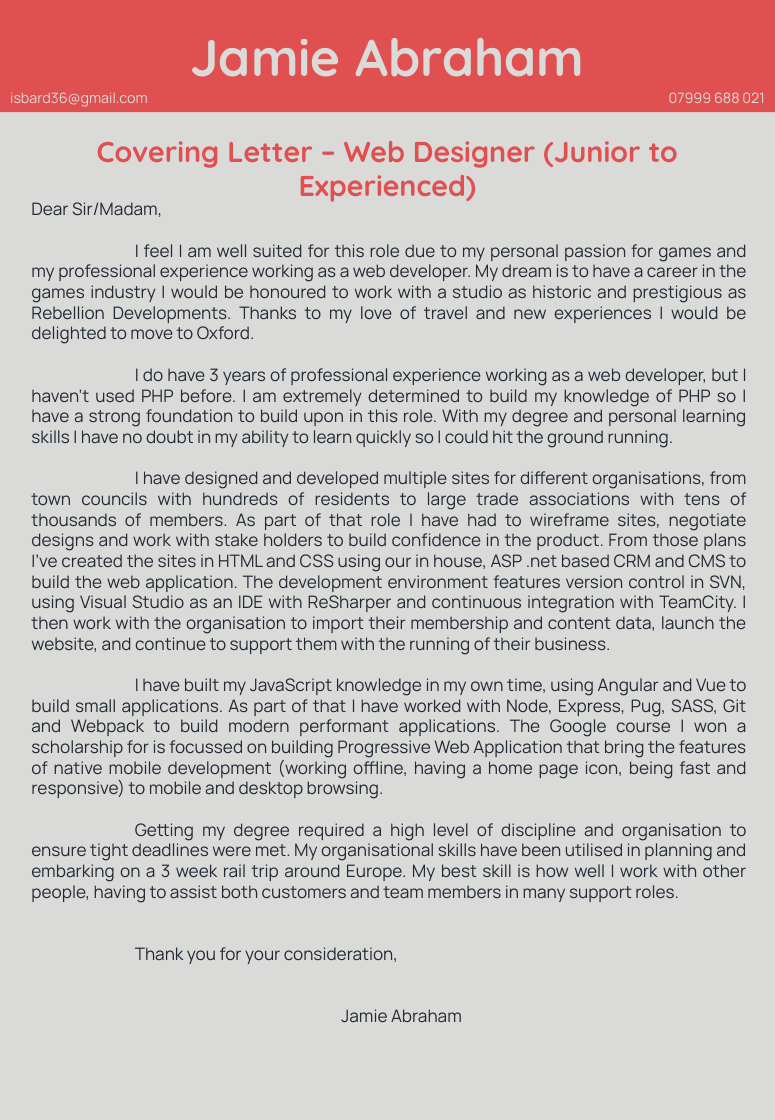
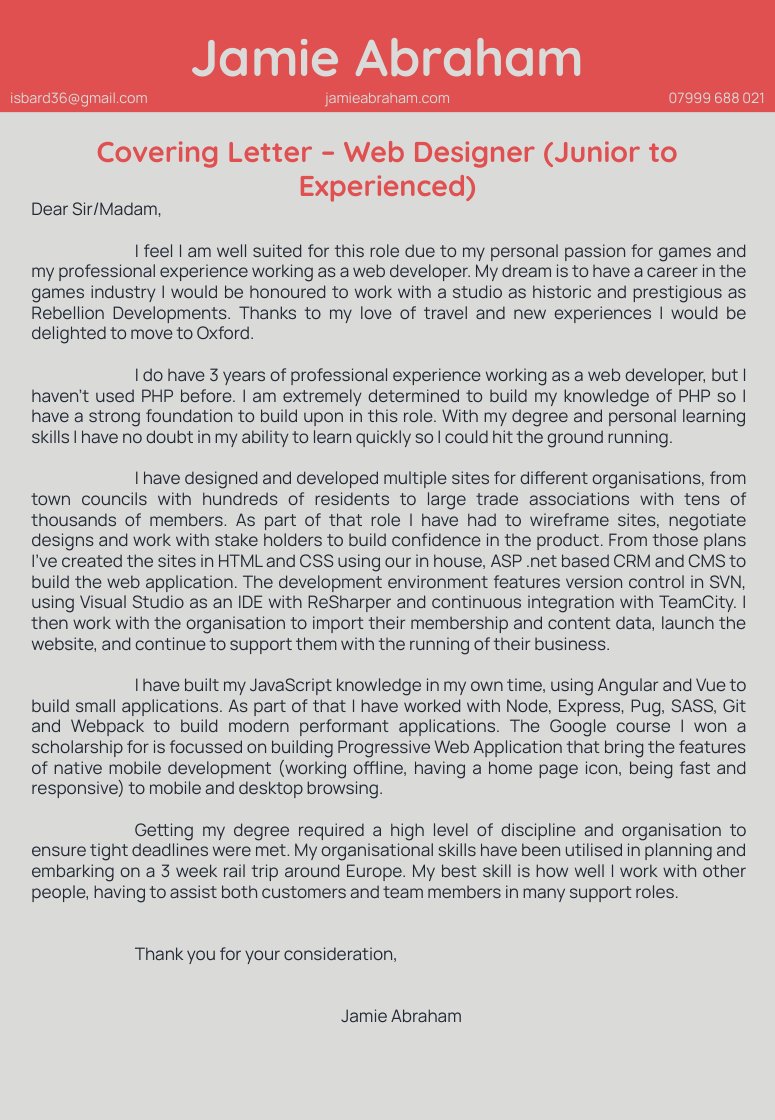
Before and after one commit to isbard/portfolio, a slide deck: slide 1 of docs/JamieAbraham-CoveringLetter-Rebellion-2018.pptx. Drawn at 775x1120 pixels with LibreOffice and Linux fonts; fonts in the diff are those of the drawing. Boxes give left, top, right and bottom in pixels: in the first picture for what was removed or moved away, otherwise in the second. Text is boxed around its words. In the diff, an @@ line names an element or a change of style, - is before the commit and + after.

```diff
--- a/docs/JamieAbraham-CoveringLetter-Rebellion-2018.pptx
+++ b/docs/JamieAbraham-CoveringLetter-Rebellion-2018.pptx
@@ text added at <box>325,92,450,107</box>, 10 pt, text #DADAD9 @@
+jamieabraham.com
```
Also in this commit, not shown: 29 other files.
